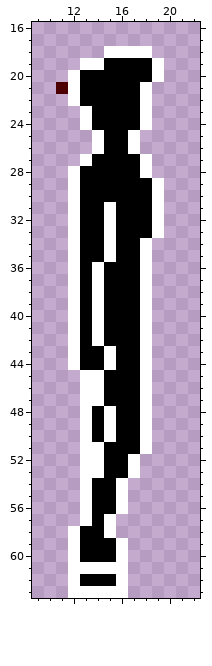
Pixel-art sprite: source/assets/images/victim-table-007.png. Above, as it was before the edit.
The file is 32x64 pixels. Shown: x 9..22, y 16..63.
After:
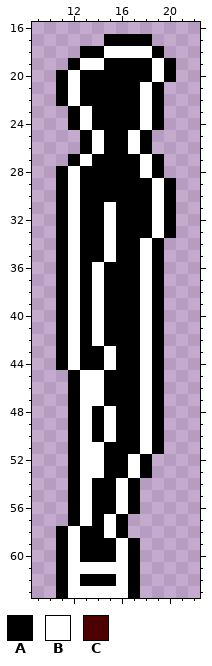
Palette (. is transparent): A #000000  B #ffffff  C #4c0000
The author wrote: adds outlines to victim sprites realized those were missing
Diff:
@@ x 9..22 @@
 16 ..............
-17 ..............
-18 ......BBBB....
-19 ....BBAAAAB...
-20 ...BAAAAAAB...
-21 ..CBAAAAAB....
-22 ...BAAAAAB....
-23 ....BAAAAB....
-24 ....BAAAAB....
-25 .....BAAB.....
-26 .....BAAB.....
-27 ....BAAAAB....
-28 ...BAAAAAB....
-29 ...BAAAAAAB...
-30 ...BAAAAAAB...
-31 ...BAABAAAB...
-32 ...BAABAAAB...
-33 ...BAABAAAB...
-34 ...BAABAAB....
-35 ...BAABAAB....
-36 ...BABAAAB....
-37 ...BABAAAB....
-38 ...BABAAAB....
-39 ...BABAAAB....
-40 ...BABAAAB....
-41 ...BABAAAB....
-42 ...BABAAAB....
-43 ...BAABAAB....
-44 ...BAABAAB....
-45 ....BBAAAB....
-46 ....BBAAAB....
-47 ....BBAAAB....
-48 ....BABAAB....
-49 ....BABAAB....
-50 ....BABAAB....
-51 ....BBAAAB....
-52 ....BBAAB.....
-53 ....BBAAB.....
-54 ....BAAB......
-55 ....BAAB......
-56 ....BAAB......
-57 ....BAB.......
-58 ...BAAB.......
-59 ...BAAAB......
-60 ...BAAAB......
-61 ...BBBBB......
-62 ...BAAAB......
-63 ...BBBBB......
+17 ......AAAA....
+18 ....AABBBBA...
+19 ...ABBAAAABA..
+20 ..ABAAAAAABA..
+21 ..ABAAAAABA...
+22 ..ABAAAAABA...
+23 ...ABAAAABA...
+24 ...ABAAAABA...
+25 ....ABAABA....
+26 ....ABAABA....
+27 ...ABAAAABA...
+28 ..ABAAAAABA...
+29 ..ABAAAAAABA..
+30 ..ABAAAAAABA..
+31 ..ABAABAAABA..
+32 ..ABAABAAABA..
+33 ..ABAABAAABA..
+34 ..ABAABAABA...
+35 ..ABAABAABA...
+36 ..ABABAAABA...
+37 ..ABABAAABA...
+38 ..ABABAAABA...
+39 ..ABABAAABA...
+40 ..ABABAAABA...
+41 ..ABABAAABA...
+42 ..ABABAAABA...
+43 ..ABAABAABA...
+44 ..ABAABAABA...
+45 ...ABBAAABA...
+46 ...ABBAAABA...
+47 ...ABBAAABA...
+48 ...ABABAABA...
+49 ...ABABAABA...
+50 ...ABABAABA...
+51 ...ABBAAABA...
+52 ...ABBAABA....
+53 ...ABBAABA....
+54 ...ABAABA.....
+55 ...ABAABA.....
+56 ...ABAABA.....
+57 ...ABABA......
+58 ..ABAABA......
+59 ..ABAAABA.....
+60 ..ABAAABA.....
+61 ..ABBBBBA.....
+62 ..ABAAABA.....
+63 ..ABBBBBA.....
